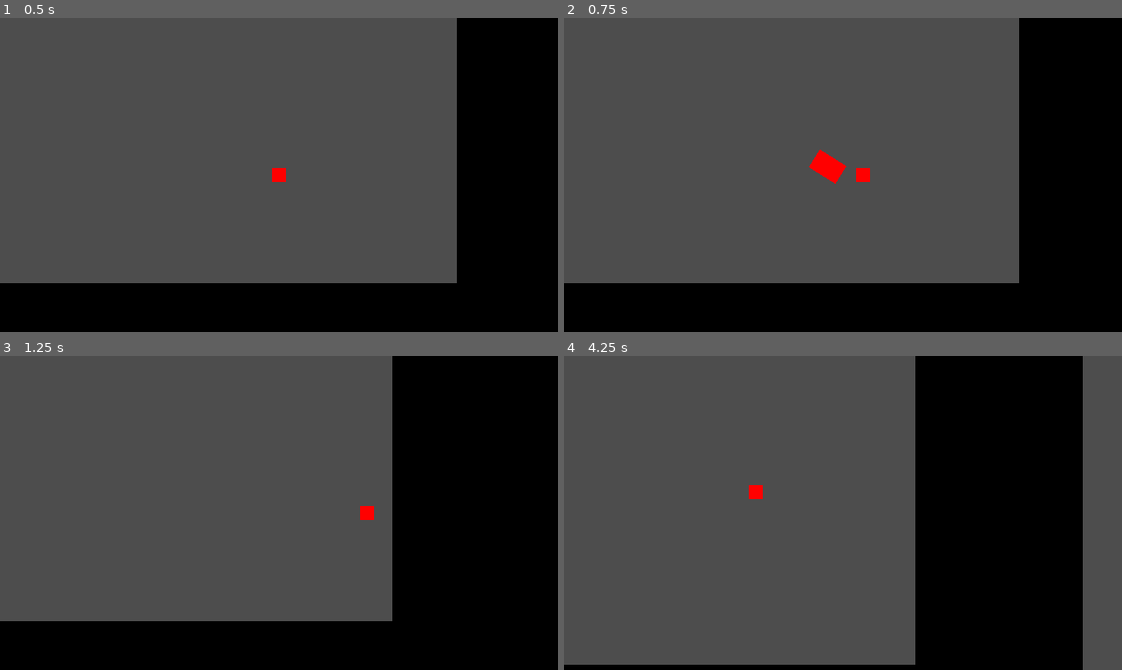
Above: before the commit, frames 1-4 (two rows, left to right).
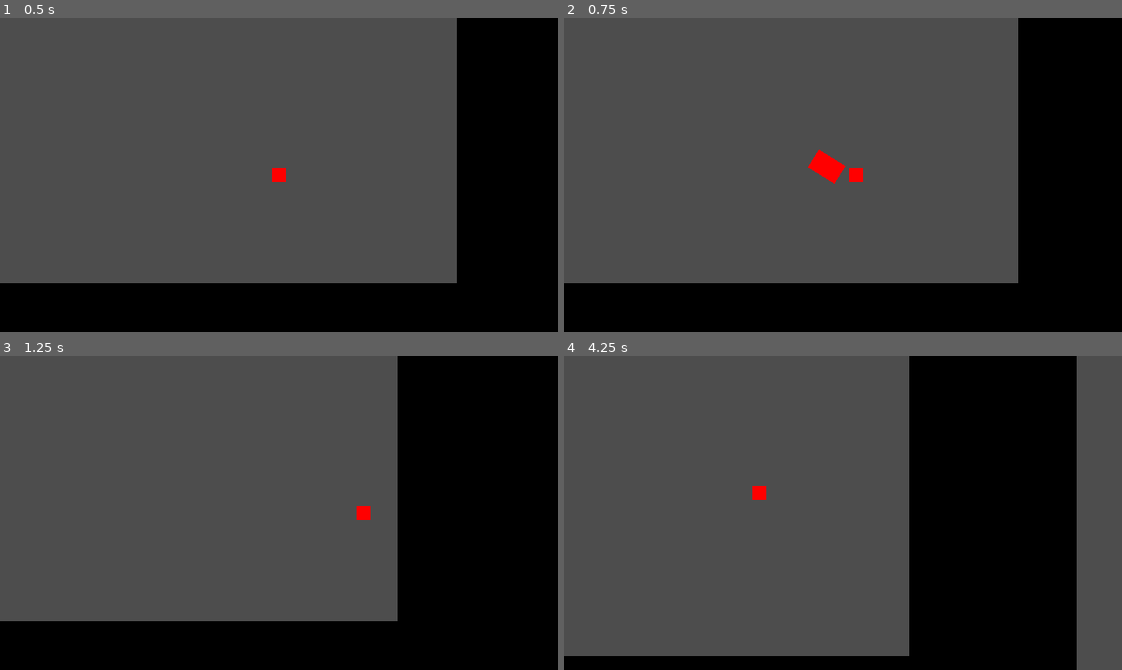
Above: after the commit, the same moments.

Repository: IanLum/square-game
Game: Godot game, scene res://src/main.tscn
Same seed, same stepped clock (60 frames per second), same inputs: the game is played once before the commit and once after it.
Inputs (mouse positions are in pixels of both pictures, inside the frame that each line leads up to):
- Up to frame 1 (0.5 s): no input
- Up to frame 2 (0.75 s): tap Enter at 0.5 s; move the mouse to (965, 159) at 0.52 s; press the mouse at (965, 159) at 0.53 s; hold D (right) from 0.53 s (still down)
- Up to frame 3 (1.25 s): keep holding D (right)
- Up to frame 4 (4.25 s): move the mouse to (731, 528) at 1.27 s; release D (right) at 1.28 s; release the mouse at (731, 528) at 1.28 s; hold S (down) 1.28-2.03 s; click (731, 528) at 1.35 s; move the mouse to (898, 443) at 2.02 s; press the mouse at (898, 443) at 2.03 s; hold D (right) 2.03-2.78 s; move the mouse to (815, 575) at 2.77 s; release the mouse at (815, 575) at 2.78 s; hold W (up) 2.78-3.53 s; click (815, 575) at 2.85 s; move the mouse to (1010, 560) at 3.52 s; press the mouse at (1010, 560) at 3.53 s; hold A (left) from 3.53 s (still down)

Frame 1 is identical in both runs. In frame 2, 0.3% of the frame differs, in the area x 43-82%, y 0-85%; in frame 3, 0.8%; in frame 4, 4.0%, in the area x 0-93%, y 0-100%.

Commit message:
attack slows instead of stopping

Diff:
--- a/src/player/player.gd
+++ b/src/player/player.gd
@@ -1,20 +1,21 @@
 extends CharacterBody2D
 
 const SPEED = 300
-const ATTACK_LAG = 0.1
+const ATTACK_SLOW = 0.3
+const ATTACK_TIME = 0.2
 
 @onready var red_attack = preload("res://src/player/red_attack.tscn")
 @onready var attack_lag = $AttackLag
 
 func _ready():
-	attack_lag.wait_time = ATTACK_LAG
+	attack_lag.wait_time = ATTACK_TIME
 
 func _physics_process(_delta):
-	if !attack_lag.is_stopped(): return
 	var direction = Vector2(
 		Input.get_axis("left", "right"), Input.get_axis("up", "down")
 	).normalized()
 	velocity = direction * SPEED
+	if !attack_lag.is_stopped(): velocity *= ATTACK_SLOW
 	move_and_slide()
 
 func attack():
